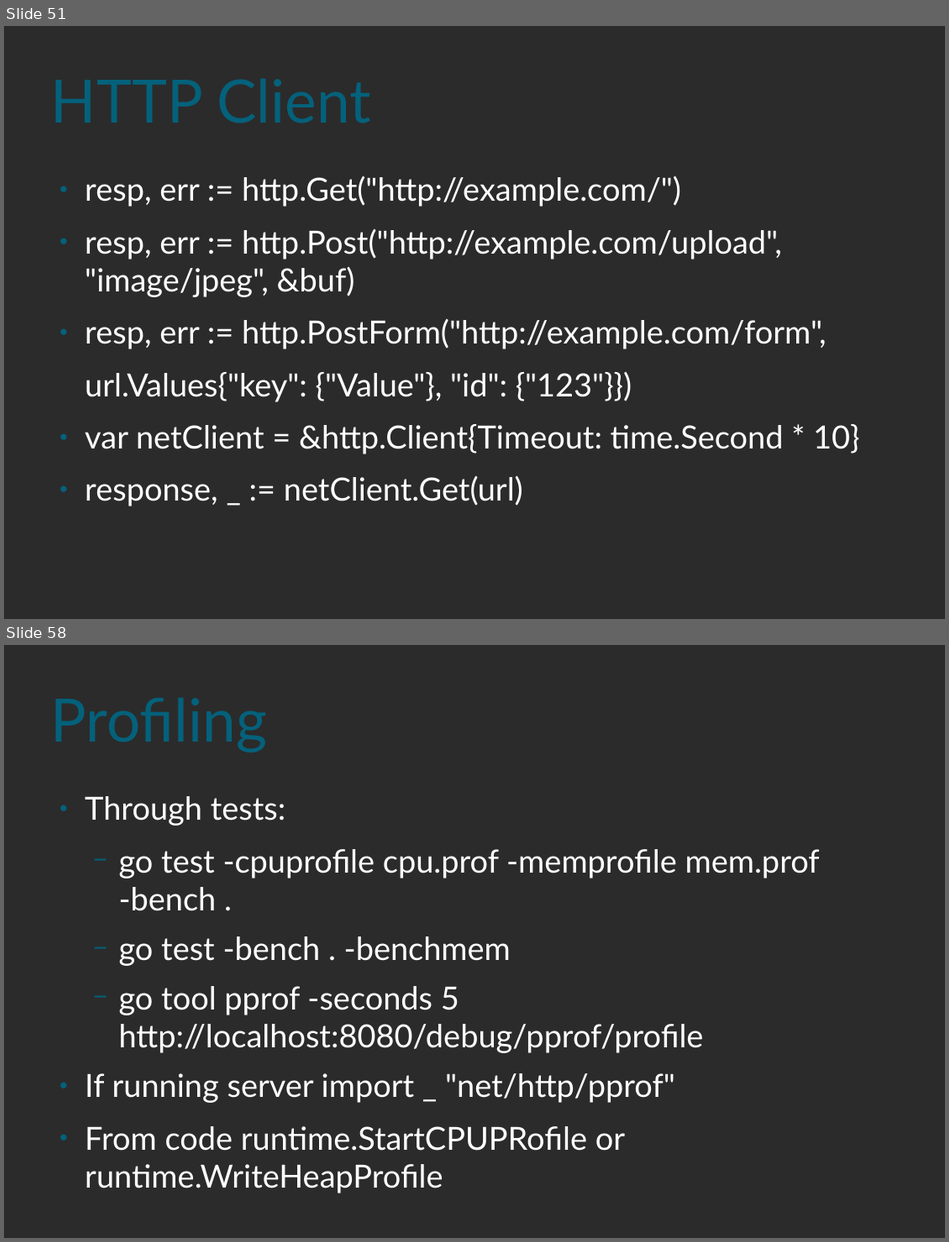
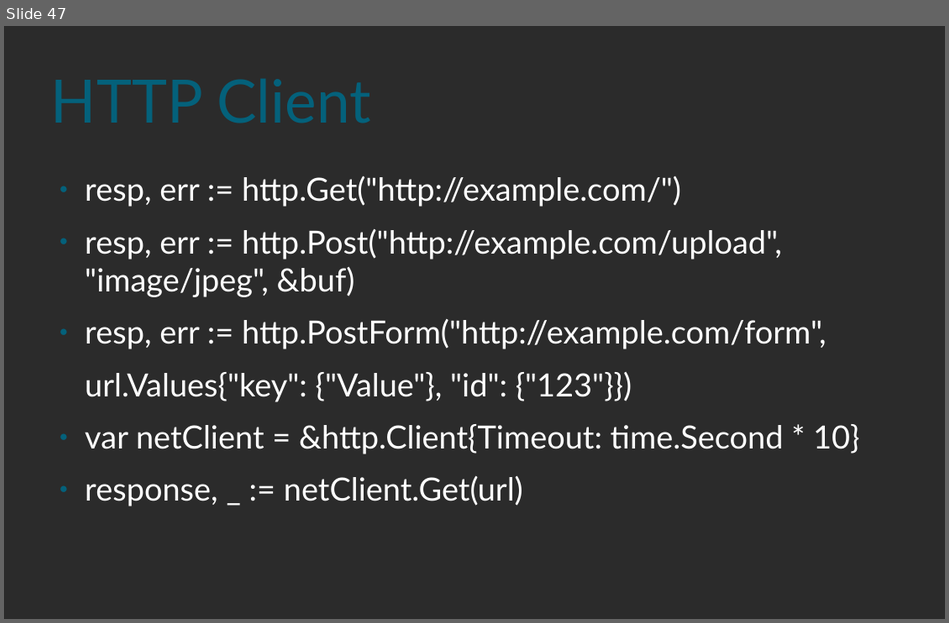
Before and after one commit to rif/gointro, a slide deck: Golang.odp. Shown one above the other, each under a label of ours: slides 51 and 58 before the commit, slide 47 after it; the slides between them are not shown. The pictures are 949x1242 and 949x623 pixels, drawn with LibreOffice and Linux fonts; fonts in the diff are those of the drawing; background and template pictures are left out; a plain dark background stands for a picture behind light text. Boxes give left, top, right and bottom in pixels: in the first picture for what was removed or moved away, otherwise in the second. Text is boxed around its words. In the diff, an @@ line names an element or a change of style, - is before the commit and + after.

```diff
--- a/Golang.odp
+++ b/Golang.odp
@@ slide 58 removed at (4, 645, 945, 1238), background picture (left out) @@
@@ title removed at (51, 669, 899, 768) @@
-Profiling
@@ text removed at (85, 796, 820, 1194) @@
-● Through tests:
-  − go test -cpuprofile cpu.prof -memprofile mem.prof -bench .
-  − go test -bench . -benchmem
-  − go tool pprof -seconds 5 http://localhost:8080/debug/pprof/profile
-● If running server import _ "net/http/pprof"
-● From code runtime.StartCPUPRofile or runtime.WriteHeapProfile
@@ what was slide 51 is now slide 47 @@
```
Also in this commit, not shown: 1 slide changed, 12 other slides removed.
